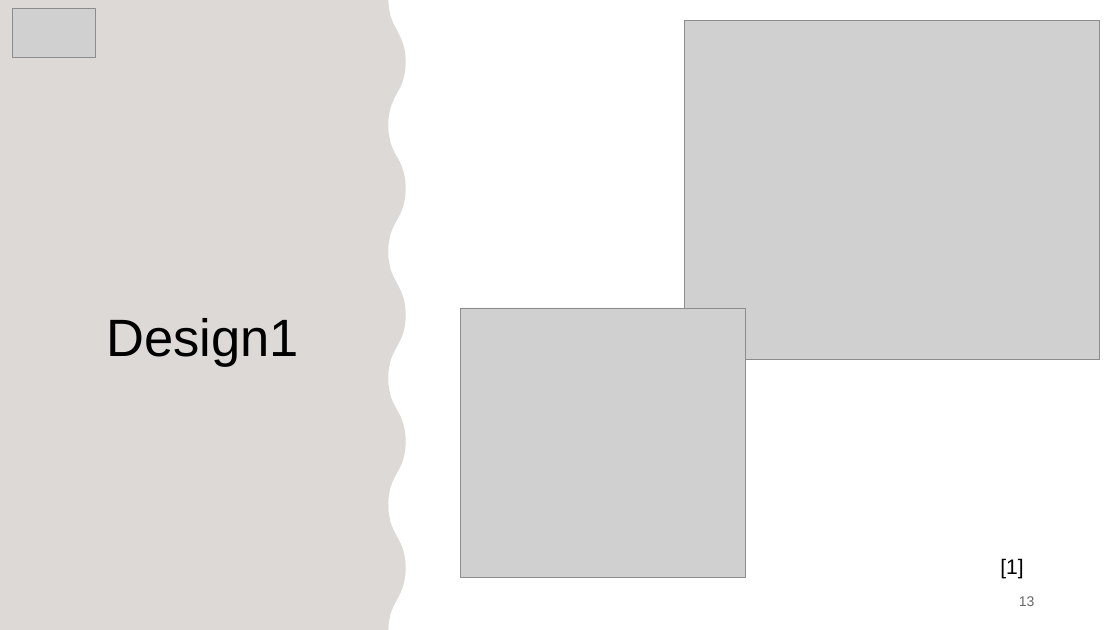
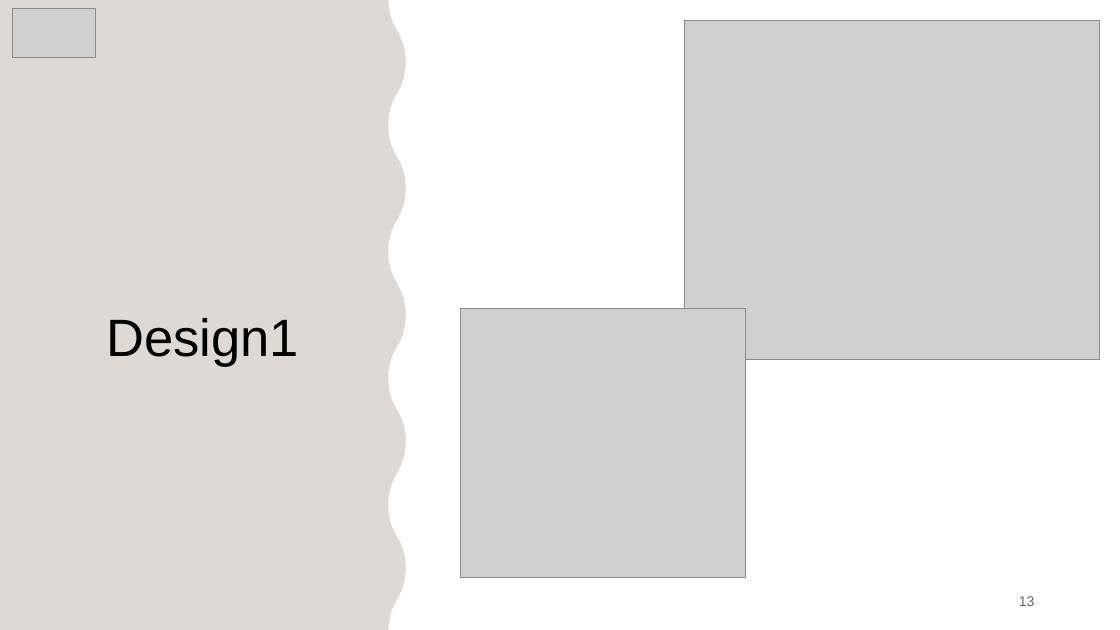
Before and after one commit to JasmeetMatta/Precision-Farming-Bot, a slide deck: slide 13 of Presentation/Final Precision Farming Using Autonomous Vehicle.pptx. Drawn at 1120x630 pixels with LibreOffice and Linux fonts; fonts in the diff are those of the drawing; grey boxes stand for pictures. Boxes give left, top, right and bottom in pixels: in the first picture for what was removed or moved away, otherwise in the second. Text is boxed around its words. In the diff, an @@ line names an element or a change of style, - is before the commit and + after.

```diff
--- a/Presentation/Final Precision Farming Using Autonomous Vehicle.pptx
+++ b/Presentation/Final Precision Farming Using Autonomous Vehicle.pptx
@@ text removed at <box>1000,558,1023,578</box> @@
-[1]
```
Also in this commit, not shown: 4 other slides changed.
